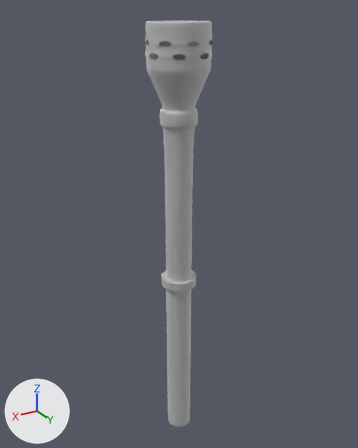
The Blender file Models/HandheldTorch.blend: old version first, new version second.
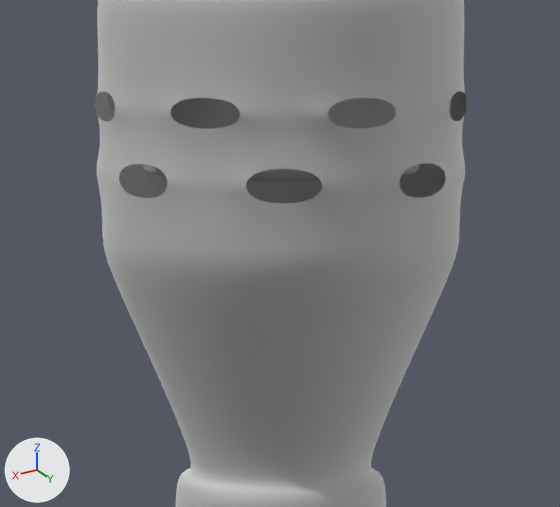
Each version appears first whole from a 50 mm camera at (1.511, 3.697, 2.874) aimed at (-0.041, 1.11, 1.581), and next in a close-up on the part from 36% to 64% of the width and 5% to 26% of the height. Every picture has the same lights, and +X, +Y and +Z are marked at lower left.

The scene before the commit, as lines of its bpy script (objects in view):
```python
me_mesh = bpy.data.meshes.new('Mesh')
me_mesh.from_pydata(...)  # 8172 vertices, 7576 faces; spans x -3.8..3.8, y -3.8..3.8, z -0.5..57.6
me_mesh.materials.append(mat_object001_mtl)  # its picture is missing
ob_object001 = bpy.data.objects.new('Object001', me_mesh)
ob_object001.location = (0.0, 1.176, 0.0)
ob_object001.scale = (0.049, 0.049, 0.049)
ob_object001.material_slots[0].link = 'OBJECT'; ob_object001.material_slots[0].material = mat_object001_mtl  # its picture is missing
```
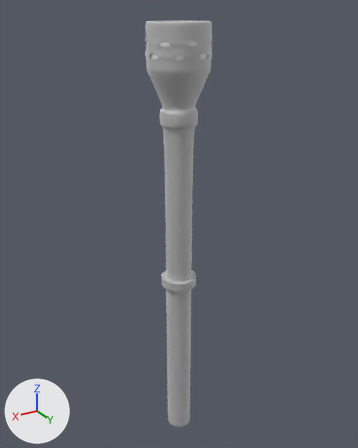
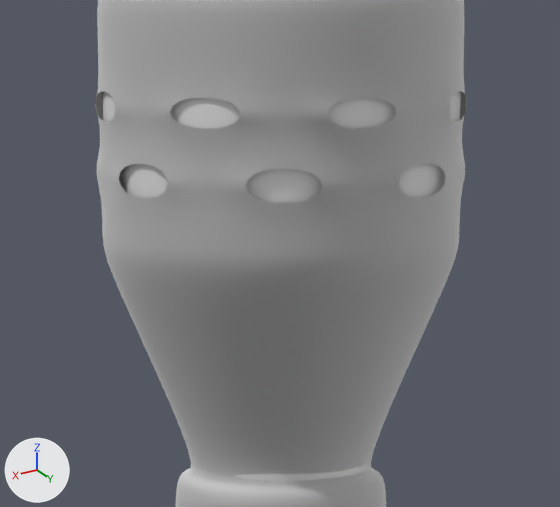
Patch to the scene script:
```diff
--- a/Models/HandheldTorch.blend.py
+++ b/Models/HandheldTorch.blend.py
@@ me_cylinder @@
+me_cylinder.from_pydata(...)  # 224 vertices, 194 faces; spans x -1.17..1.17, y -1.22..1.17, z -4.16..1.43
@@ ob_cylinder @@
+ob_cylinder = bpy.data.objects.new('Cylinder', me_cylinder)
+ob_cylinder.location = (0.0, 1.182, 2.628)
+ob_cylinder.scale = (0.155, 0.15, 0.0825)
+_m = ob_cylinder.modifiers.new('EdgeSplit', 'EDGE_SPLIT')
+_m = ob_cylinder.modifiers.new('Subdivision', 'SUBSURF')
+_m.levels = 6
+_m.render_levels = 6
```

Boxes [x1, y1, x2, y2] around the edits, measured in the close-ups (560 x 507 px):
'Cylinder', added
    after: [102, 91, 461, 482]
